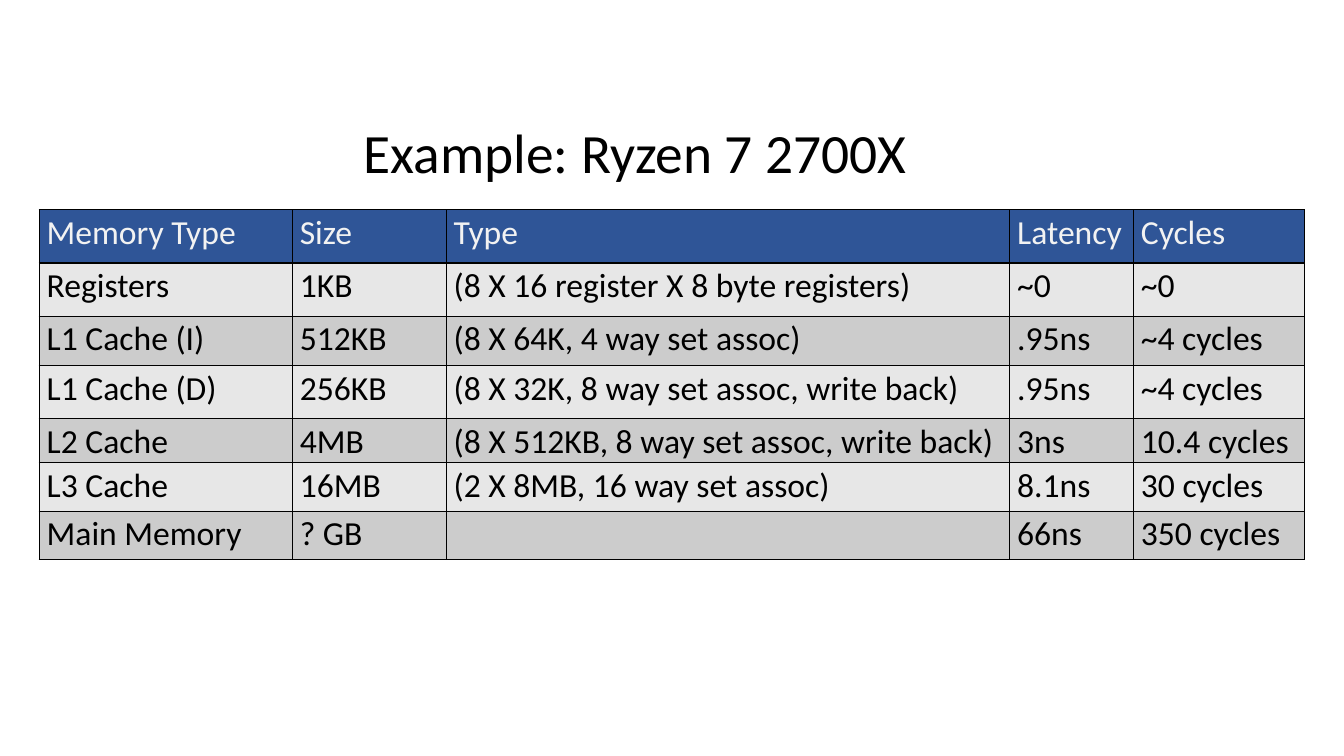
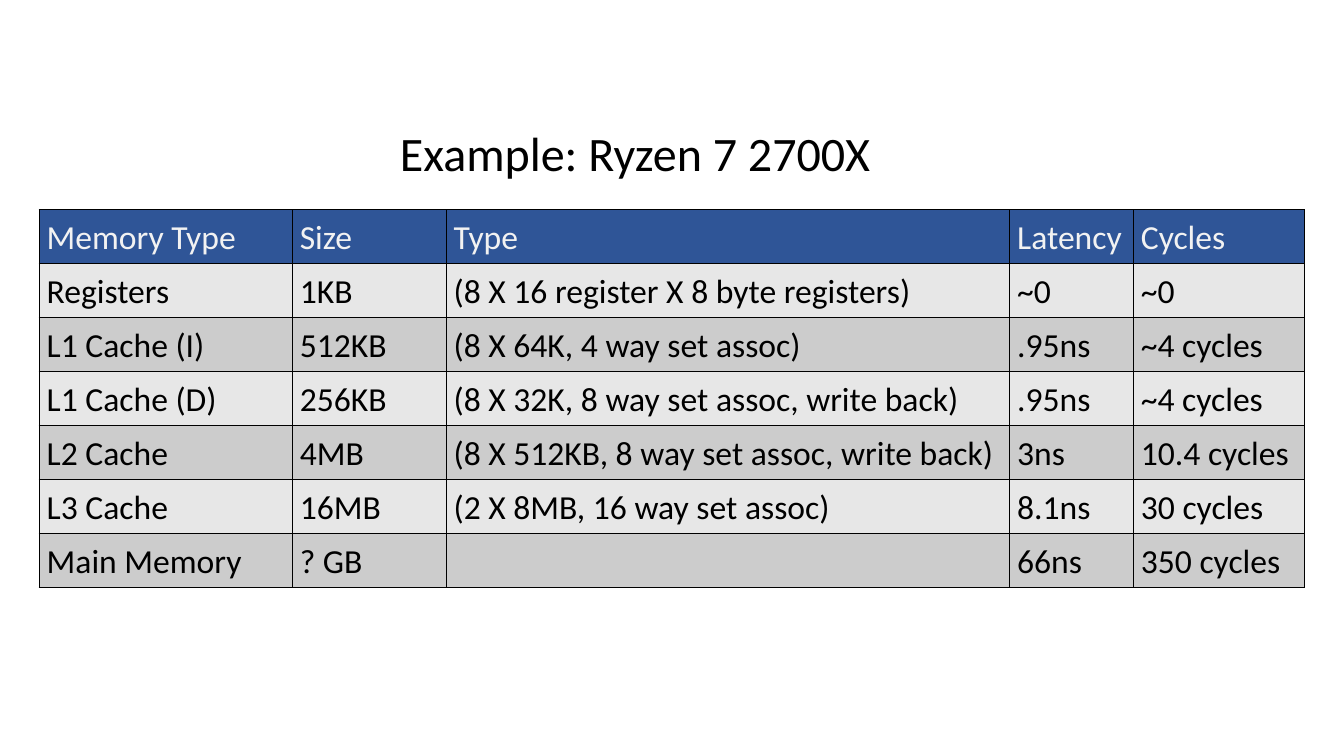
Before and after one commit to mendelsshop/icsi404, a slide deck: slide 7 of Slides/404 - 4 - Caches.pptx. Drawn at 1344x756 pixels with LibreOffice and Linux fonts; fonts in the diff are those of the drawing. Boxes give left, top, right and bottom in pixels: in the first picture for what was removed or moved away, otherwise in the second. Text is boxed around its words. In the diff, an @@ line names an element or a change of style, - is before the commit and + after.

```diff
--- a/Slides/404 - 4 - Caches.pptx
+++ b/Slides/404 - 4 - Caches.pptx
@@ title "Example: Ryzen 7 2700X" at (x1=400, y1=137, x2=870, y2=179): size 39.6 to 34.3 pt @@
@@ table at (x1=39, y1=210, x2=1306, y2=583) @@
@@ borders changed @@
```
Also in this commit, not shown: 11 other slides changed, 3 slides added, 1 slide removed, 3 other files.
